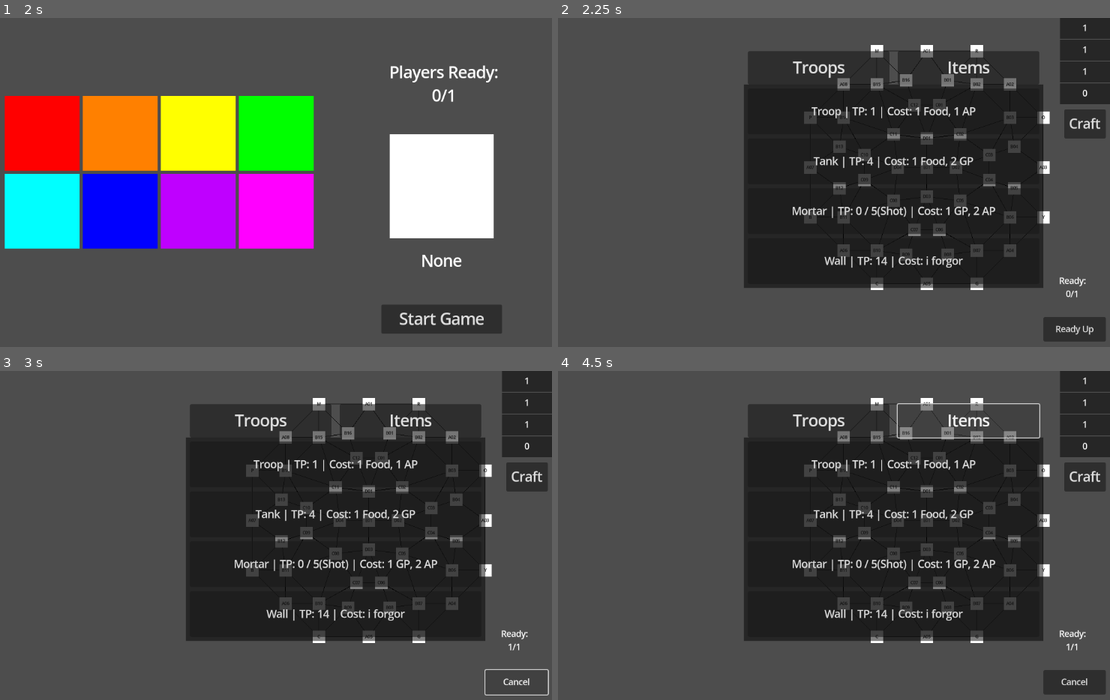
Above: before the commit, frames 1-4 (two rows, left to right).
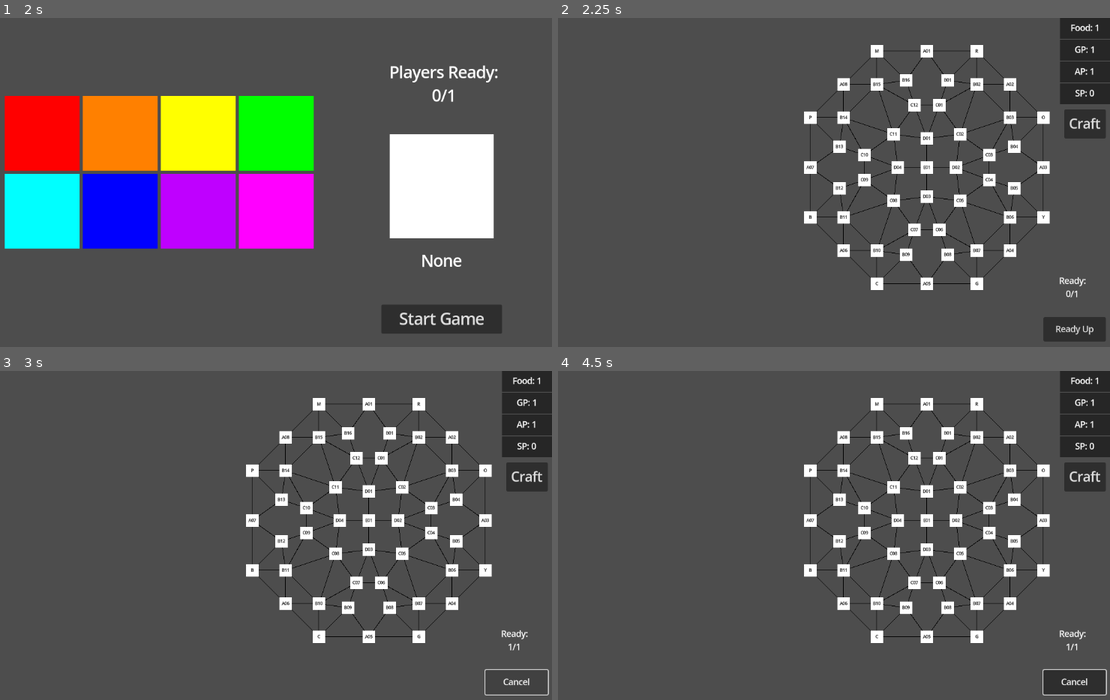
Above: after the commit, the same moments.

Repository: JadenValdez/DivideAndConquer
Game: Godot game, scene res://Scenes/Multiplayer.tscn
Two runs of this game, one before a commit and one after it. Both use one fixed random seed, a clock stepped at 60 frames per second and the inputs below.
Inputs (mouse positions are in pixels of both pictures, inside the frame that each line leads up to):
- Up to frame 1 (2 s): tap Enter at 0.5 s; move the mouse to (386, 169) at 0.52 s; click (386, 169) at 0.67 s; click "Host Game" at 1.25 s
- Up to frame 2 (2.25 s): click "Start Game" at 2 s
- Up to frame 3 (3 s): click "Ready Up" at 2.75 s
- Up to frame 4 (4.5 s): click (817, 420) at 3.5 s, where only the run before the commit has a clickable "Troops"; click (966, 420) at 4.25 s, where only the run before the commit has a clickable "Items"

Frame 1 is identical in both runs. In frame 2, 37% of the frame differs, in the area x 33-98%, y 1-83%; in frame 3, 37%; in frame 4, 36%.

Commit message:
Updated Resource Tabs
Resource tabs now correctly reflect the player's resources when they earn them from start of round.

Diff:
--- a/Scenes/MainBoard.tscn
+++ b/Scenes/MainBoard.tscn
@@ -386,6 +386,7 @@
 vertical_alignment = 1
 
 [node name="CraftingWindow" type="Node2D" parent="."]
+visible = false
 script = ExtResource("6_mgc0v")
 
 [node name="Background" type="ColorRect" parent="CraftingWindow"]
--- a/Scripts/ResourceTabs.gd
+++ b/Scripts/ResourceTabs.gd
@@ -7,16 +7,16 @@
 
 # Called when the node enters the scene tree for the first time.
 func _ready() -> void:
-	SignalBus.get_round_resources.connect(_get_round_resources)
+	SignalBus.add_resources.connect(_add_resources)
 	update_resource_tabs()
 
 func update_resource_tabs() -> void:
-	food_label.text = str(GameManager.Players[multiplayer.get_unique_id()].Resources.Food)
-	gp_label.text = str(GameManager.Players[multiplayer.get_unique_id()].Resources.GP)
-	ap_label.text = str(GameManager.Players[multiplayer.get_unique_id()].Resources.AP)
-	sp_label.text = str(GameManager.Players[multiplayer.get_unique_id()].Resources.SP)
+	food_label.text = "Food: " + str(GameManager.Players[multiplayer.get_unique_id()].Resources.Food)
+	gp_label.text = "GP: " + str(GameManager.Players[multiplayer.get_unique_id()].Resources.GP)
+	ap_label.text = "AP: " + str(GameManager.Players[multiplayer.get_unique_id()].Resources.AP)
+	sp_label.text = "SP: " + str(GameManager.Players[multiplayer.get_unique_id()].Resources.SP)
 
-func _get_round_resources() -> void:
-	for tile in LocationInfo.Tiles:
-		if LocationInfo.Tiles[tile] == GameManager.Players[multiplayer.get_unique_id()].Name:
-			pass
+func _add_resources(tile_type: String) -> void:
+	for resource_type in TileResources.RESOURCES[tile_type]:
+		GameManager.Players[multiplayer.get_unique_id()].Resources[resource_type] += TileResources.RESOURCES[tile_type][resource_type]
+	update_resource_tabs()
--- a/Scripts/SignalBus.gd
+++ b/Scripts/SignalBus.gd
@@ -24,6 +24,8 @@
 signal check_if_attacks_ready
 
 signal get_round_resources
+signal add_resources
+
 signal troop_defeated
 signal move_troop_tabs
 signal update_troop_info
--- a/Scripts/Territory.gd
+++ b/Scripts/Territory.gd
@@ -25,6 +25,7 @@
 
 	SignalBus.mortar_firing_mode.connect(_mortar_firing_mode)
 	SignalBus.mortar_movement_mode.connect(_mortar_movement_mode)
+	SignalBus.get_round_resources.connect(_get_round_resources)
 
 
 	neighbors = TileNeighbors.NEIGHBORS[tile_id]
@@ -80,3 +81,7 @@
 	move.hide()
 	pause.hide()
 	fire.hide()
+
+func _get_round_resources() -> void:
+	if LocationInfo.Tiles[tile_id] == GameManager.Players[multiplayer.get_unique_id()].Name:
+		SignalBus.add_resources.emit(tile_type)
